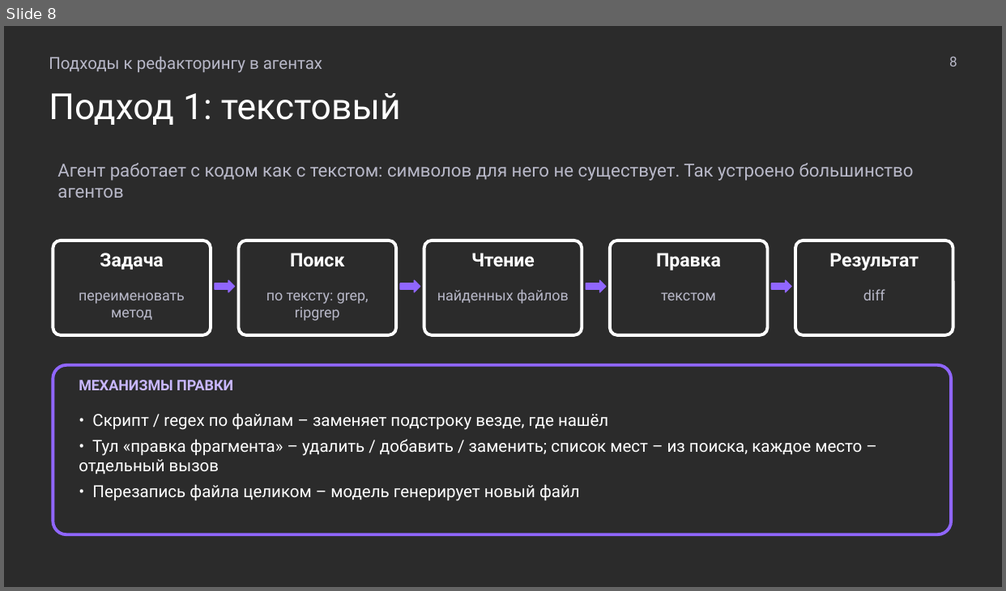
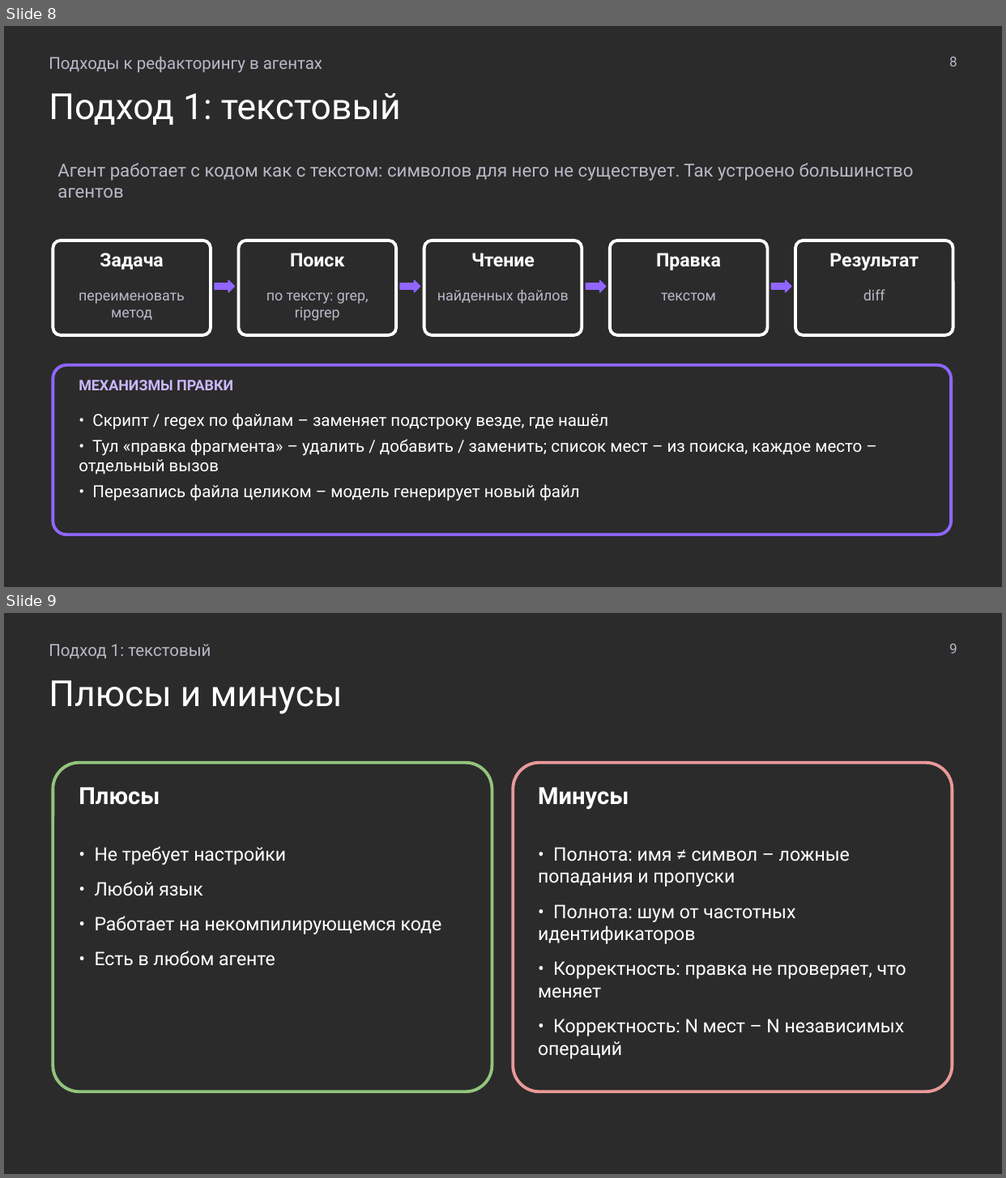
Before and after one commit to MchKosticyn/ide-refactoring-in-ai-agents, a slide deck: Доклад_ Рефакторинг в ИИ-агентах.pptx. Shown one above the other, each under a label of ours: slide 8 before the commit, slides 8 and 9 after it. The pictures are 1006x591 and 1006x1178 pixels, drawn with LibreOffice and Linux fonts; fonts in the diff are those of the drawing; background and template pictures are left out; a plain dark background stands for a picture behind light text. Boxes give left, top, right and bottom in pixels: in the first picture for what was removed or moved away, otherwise in the second. Text is boxed around its words. In the diff, an @@ line names an element or a change of style, - is before the commit and + after.

```diff
--- a/Доклад_ Рефакторинг в ИИ-агентах.pptx
+++ b/Доклад_ Рефакторинг в ИИ-агентах.pptx
@@ slide 9 added at (4, 613, 1002, 1174), background picture (left out) @@
@@ text added at (49, 644, 211, 658), 12 pt, text #B8B8C8 @@
+Подход 1: текстовый
@@ text added at (949, 643, 957, 653), 10 pt, text #B8B8C8 @@
+9
@@ text added at (49, 680, 343, 714), 26 pt, text #FFFFFF @@
+Плюсы и минусы
@@ rounded rectangle added at (53, 763, 492, 1092), outline #93C47D 2.25 pt @@
@@ rounded rectangle added at (513, 763, 952, 1092), outline #EA9999 2.25 pt @@
@@ text added at (79, 787, 160, 805), 17 pt, text #FFFFFF, bold @@
+Плюсы
@@ text added at (538, 787, 629, 809), 17 pt, text #FFFFFF, bold @@
+Минусы
@@ text added at (95, 846, 442, 966), 13.5 pt, text #FFFFFF @@
+• Не требует настройки
+• Любой язык
+• Работает на некомпилирующемся коде
+• Есть в любом агенте
@@ text added at (538, 847, 906, 1059), 13.5 pt, text #FFFFFF @@
+• Полнота: имя ≠ символ – ложные попадания и пропуски
+• Полнота: шум от частотных идентификаторов
+• Корректность: правка не проверяет, что меняет
+• Корректность: N мест – N независимых операций
```
Also in this commit, not shown: 22 slides changed, 4 other slides added, 2 other files.
